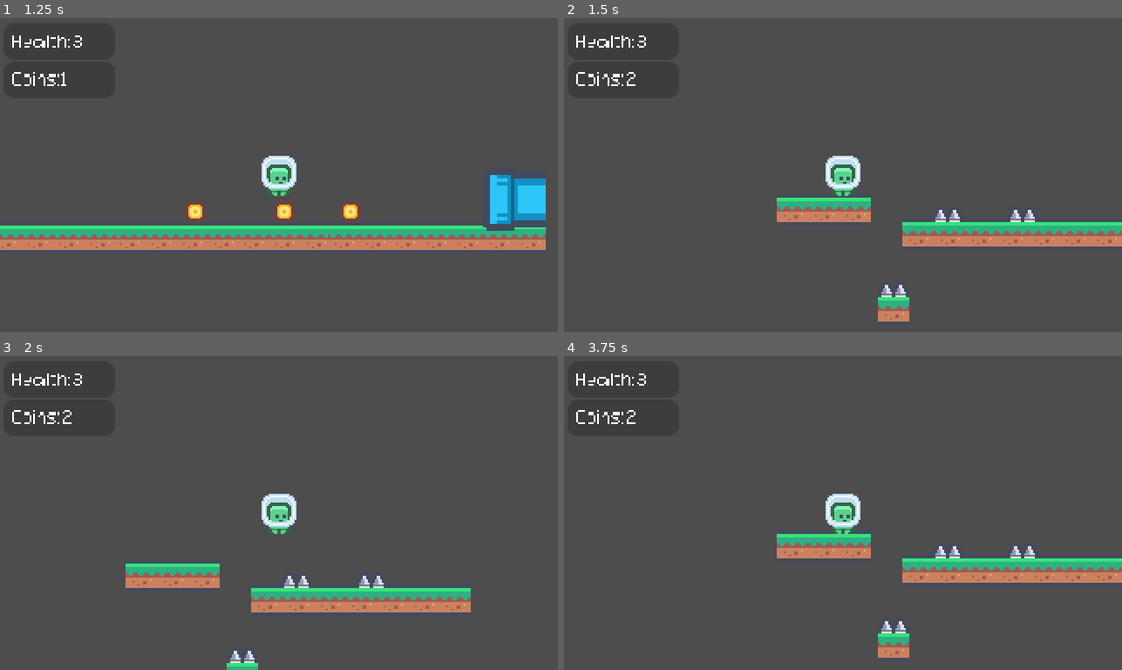
Above: before the commit, frames 1-4 (two rows, left to right).
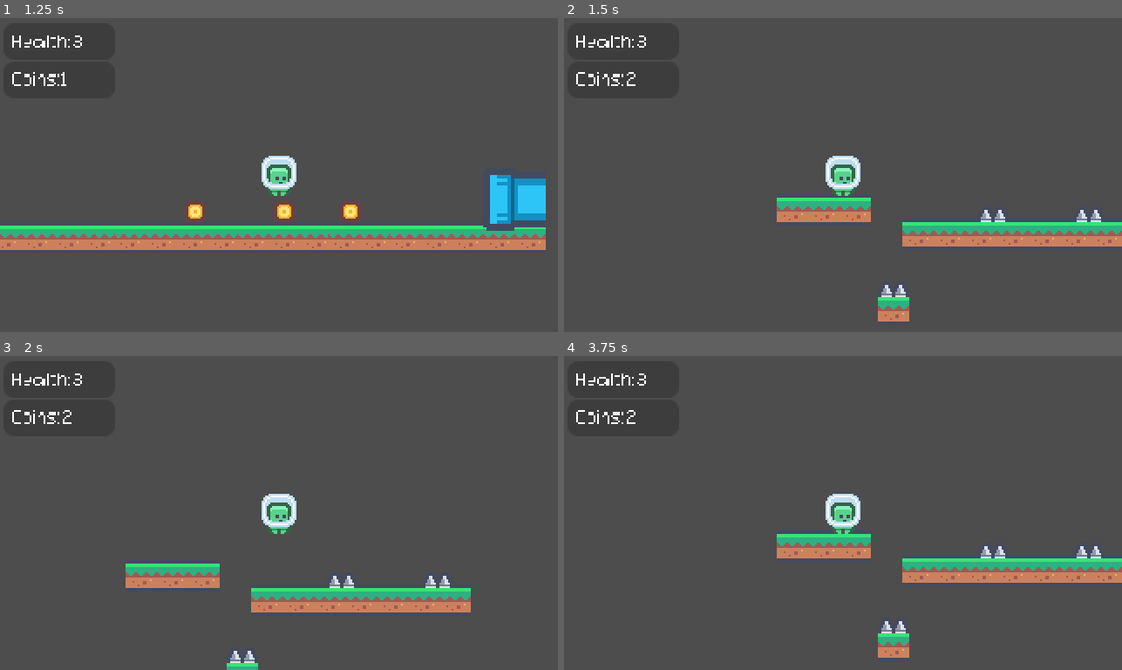
Above: after the commit, the same moments.

Repository: platz-halter/mario_clone
Game: Godot game, scene res://world.tscn
Same seed, same stepped clock (60 frames per second), same inputs: the game is played once before the commit and once after it.
Inputs:
- Up to frame 1 (1.25 s): tap Enter at 0.5 s; hold Right (ui_right) from 0.53 s (still down); hold Shift (dash) from 0.53 s (still down); tap Up (ui_up) at 0.77 s
- Up to frame 2 (1.5 s): keep holding Right (ui_right); release Shift (dash) at 1.28 s; tap 1 (sys_level1) at 1.35 s
- Up to frame 3 (2 s): keep holding Right (ui_right); tap Up (ui_up) at 1.52 s
- Up to frame 4 (3.75 s): release Right (ui_right) at 2.03 s; hold Left (ui_left) 2.03-2.78 s; tap 2 (sys_level2) at 2.1 s; hold Right (ui_right) from 2.78 s (still down); tap Shift (dash) at 2.85 s; tap Up (ui_up) at 3.02 s; tap 1 (sys_level1) at 3.6 s

Frame 1 is identical in both runs. In frame 2, 0.4% of the frame differs, in the area x 66-97%, y 61-65%; in frame 3, 0.4%; in frame 4, 0.4%.

Commit message:
Optimized lv1 spike pos

Diff:
--- a/Levels/level_1.tscn
+++ b/Levels/level_1.tscn
@@ -52,7 +52,7 @@
 position = Vector2(134, 98)
 
 [node name="spikes2" parent="." instance=ExtResource("3_ip3kg")]
-position = Vector2(208, 55)
+position = Vector2(246, 55)
 
 [node name="spikes3" parent="." instance=ExtResource("3_ip3kg")]
-position = Vector2(165, 55)
+position = Vector2(191, 55)
